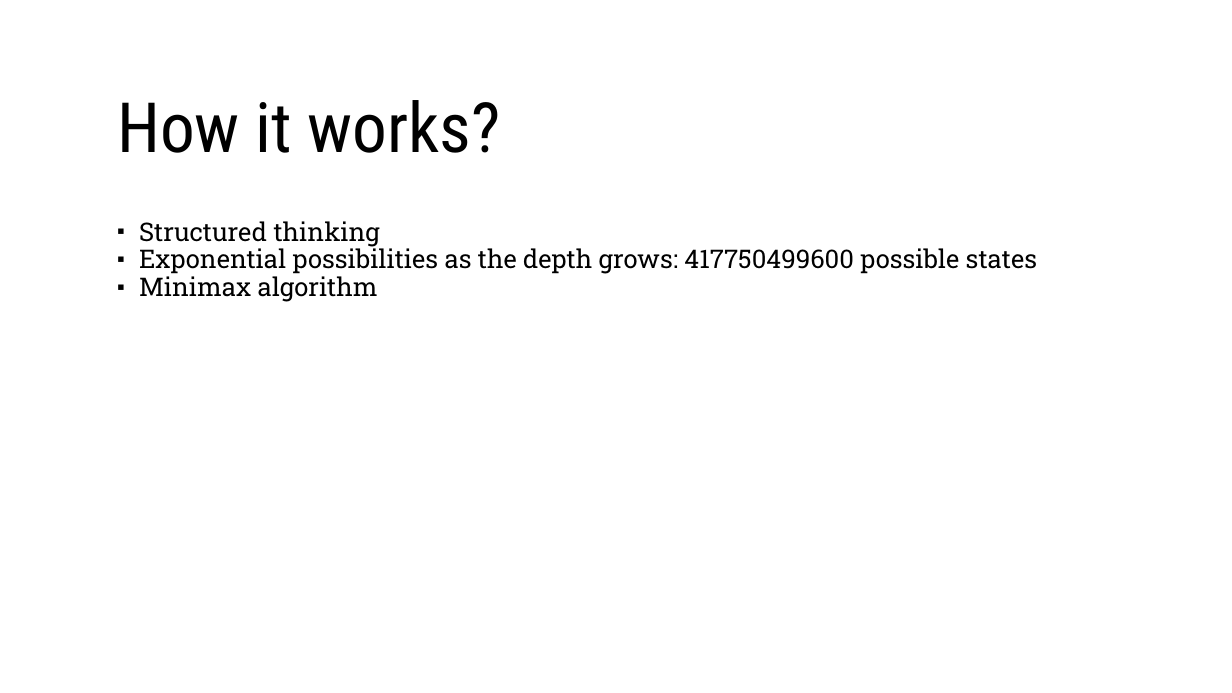
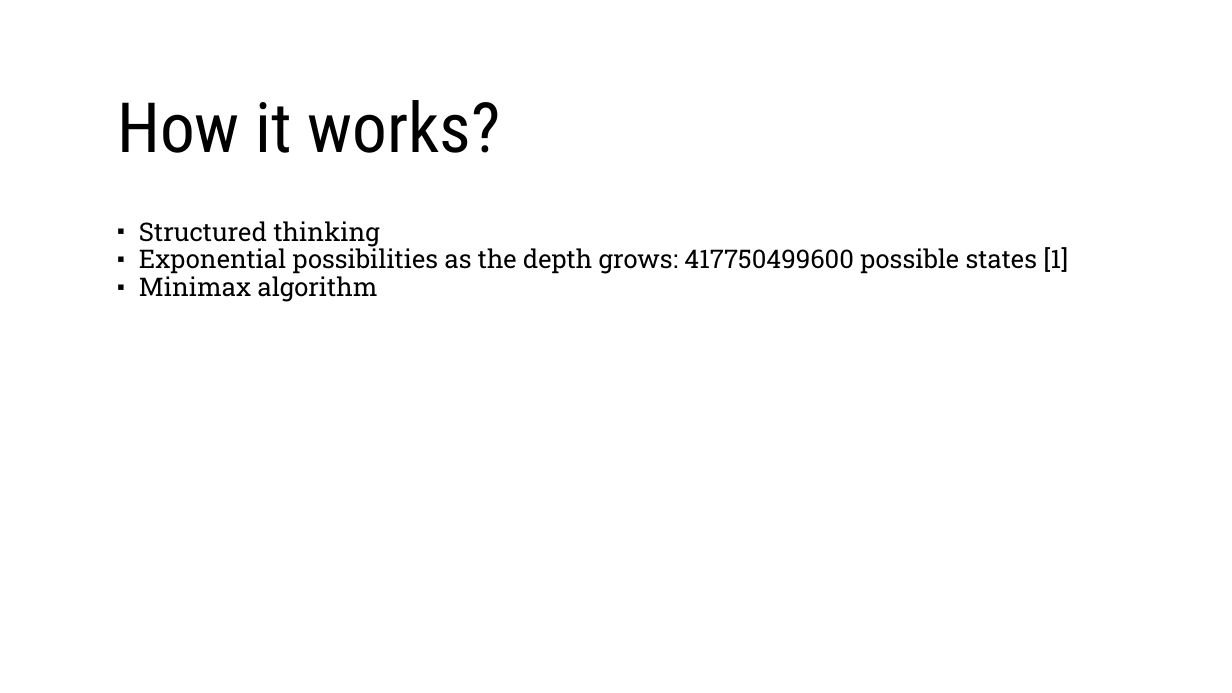
Before and after one commit to isalmeron/Four-in-a-row, a slide deck: slide 3 of Documents/fourinarow.pptx. Drawn at 1232x693 pixels with LibreOffice and Linux fonts; fonts in the diff are those of the drawing; background and template pictures are left out. Boxes give left, top, right and bottom in pixels: in the first picture for what was removed or moved away, otherwise in the second. Text is boxed around its words. In the diff, an @@ line names an element or a change of style, - is before the commit and + after.

```diff
--- a/Documents/fourinarow.pptx
+++ b/Documents/fourinarow.pptx
@@ text at box(139, 245, 1068, 274): text changed @@
-▪ Exponential possibilities as the depth grows: 417750499600 possible states
+▪ Exponential possibilities as the depth grows: 417750499600 possible states [1]
```
Also in this commit, not shown: 2 other slides changed, 1 slide added, 1 slide removed, 6 other files.
